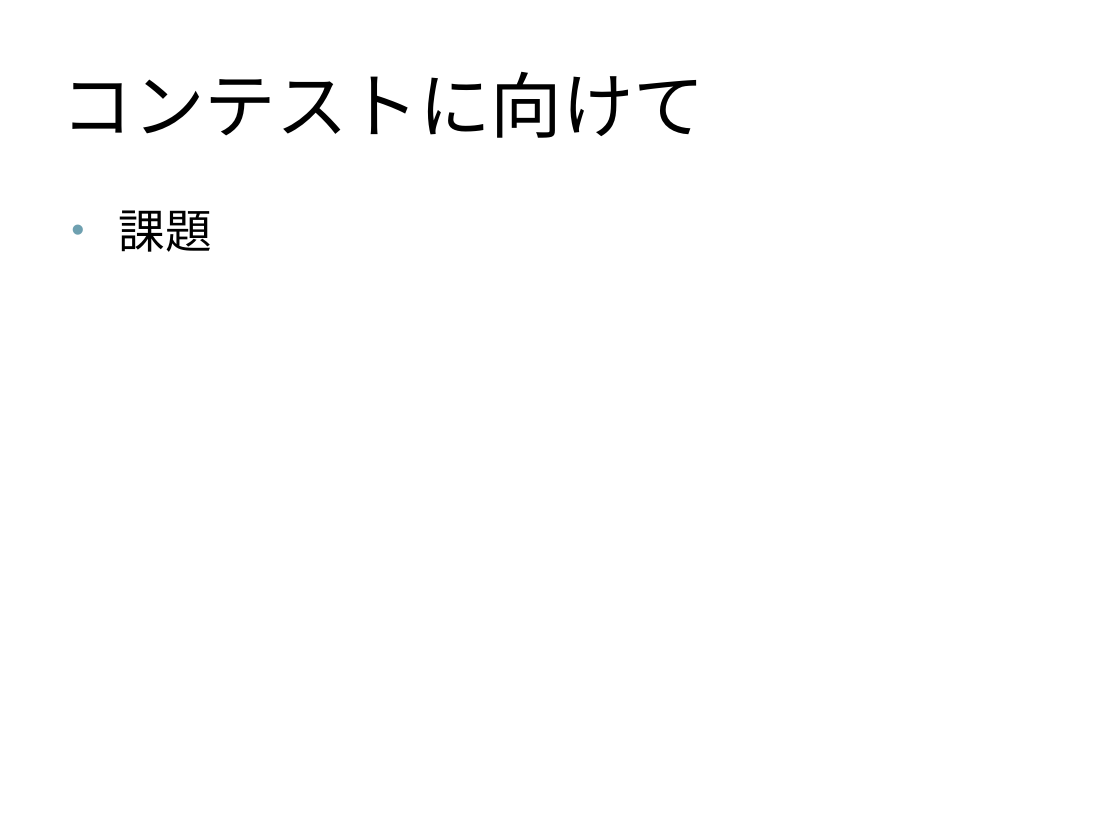
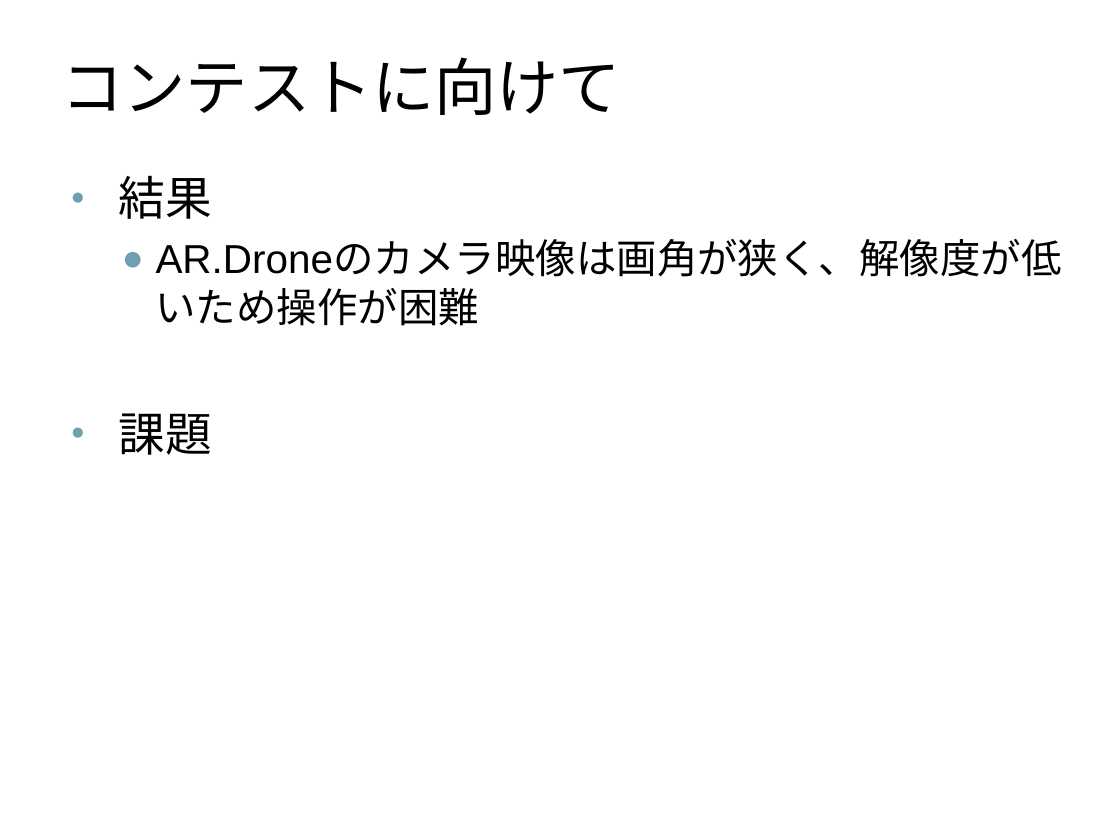
Before and after one commit to Kender09/dcl.apple, a slide deck: slide 8 of KinecDrone2.pptx. Drawn at 1120x840 pixels with LibreOffice and Linux fonts; fonts in the diff are those of the drawing. Boxes give left, top, right and bottom in pixels: in the first picture for what was removed or moved away, otherwise in the second. Text is boxed around its words. In the diff, an @@ line names an element or a change of style, - is before the commit and + after.

```diff
--- a/KinecDrone2.pptx
+++ b/KinecDrone2.pptx
@@ title "コンテストに向けて" at [62,57,621,115]: size 46 to 40 pt @@
@@ text "結果": place and size @@
-text "結果" at [119,210,212,252]
+text "結果" at [119,175,1062,455]
@@ text at [119,175,1062,326]: paragraphs added @@
+• 結果
+  ● AR.Droneのカメラ映像は画角が狭く、解像度が低いため操作が困難
```
Also in this commit, not shown: 6 other slides changed, 1 slide added, 1 slide removed, 4 other files.
